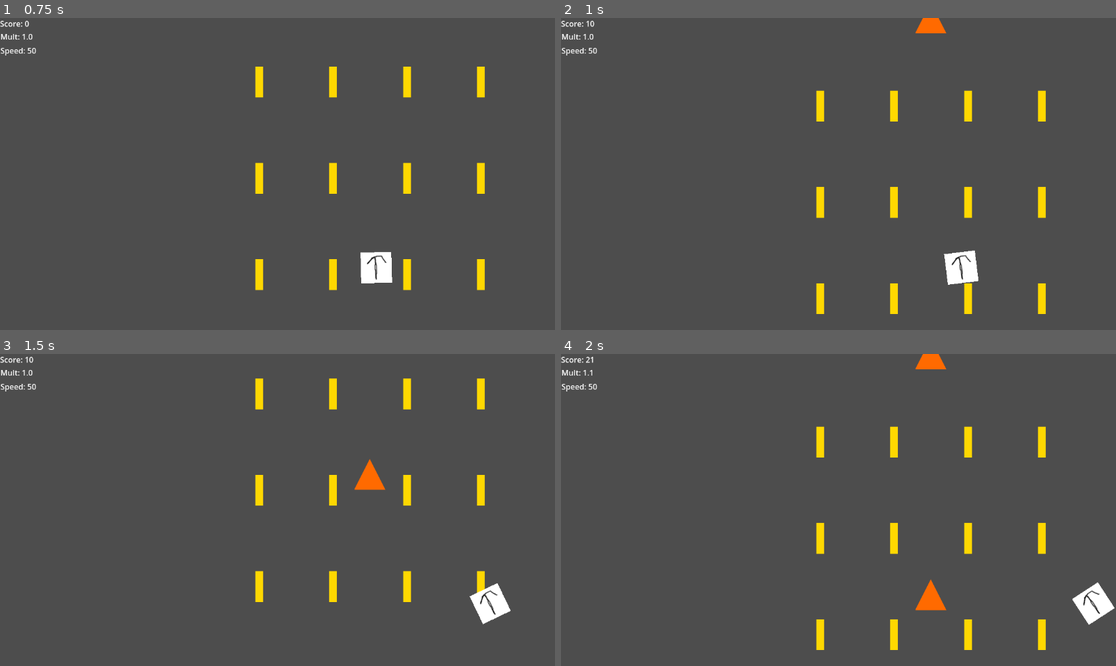
Above: before the commit, frames 1-4 (two rows, left to right).
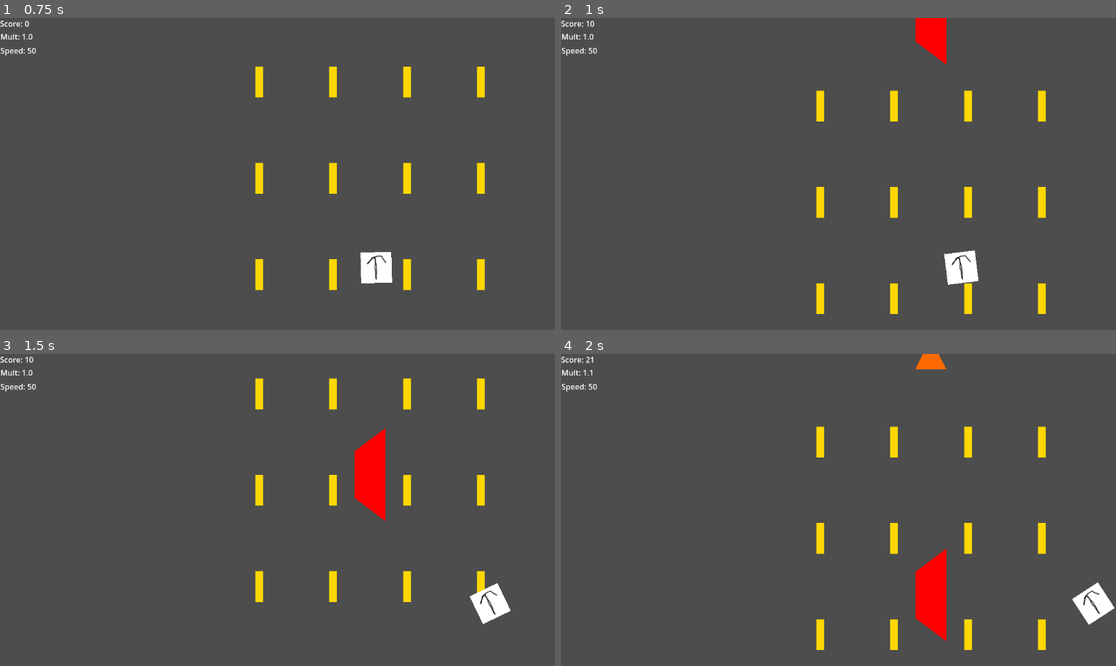
Above: after the commit, the same moments.

Repository: mihirlaud/first-slick-type-game
Game: Godot game, scene res://game.tscn
Two runs of this game, one before a commit and one after it. Both use one fixed random seed, a clock stepped at 60 frames per second and the inputs below.
Inputs:
- Up to frame 1 (0.75 s): hold D (turn_right) from 0.53 s (still down)
- Up to frame 2 (1 s): keep holding D (turn_right)
- Up to frame 3 (1.5 s): release D (turn_right) at 1.28 s; hold A (turn_left) from 1.28 s (still down)
- Up to frame 4 (2 s): keep holding A (turn_left)

Frame 1 is identical in both runs. In frame 2, 0.6% of the frame differs, in the area x 63-70%, y 0-15%; in frame 3, 1.3%; in frame 4, 1.3%, in the area x 63-70%, y 62-92%.

Commit message:
Add swerving car and boost

Diff:
--- /dev/null
+++ b/boost.gd
@@ -0,0 +1,22 @@
+extends Area2D
+
+@export var speed = 500
+var moving = true
+
+# Called when the node enters the scene tree for the first time.
+func _ready() -> void:
+	pass # Replace with function body.
+
+# Called every frame. 'delta' is the elapsed time since the previous frame.
+func _process(delta: float) -> void:
+	if moving:
+		position.y += speed * delta
+
+func stop_moving() -> void:
+	moving = false
+
+func start_moving() -> void:
+	moving = true
+
+func _on_visible_on_screen_notifier_2d_screen_exited() -> void:
+	queue_free()
--- /dev/null
+++ b/boost.tscn
@@ -0,0 +1,20 @@
+[gd_scene format=3 uid="uid://c4fug6rgpgm5c"]
+
+[ext_resource type="Texture2D" uid="uid://djs4rdify2wb7" path="res://assets/sprites/boost.png" id="1_hnf4g"]
+[ext_resource type="Script" uid="uid://dmdvt17cd0ntr" path="res://boost.gd" id="1_n25d2"]
+
+[sub_resource type="CircleShape2D" id="CircleShape2D_n25d2"]
+radius = 33.01515
+
+[node name="Boost" type="Area2D" unique_id=537568752]
+script = ExtResource("1_n25d2")
+metadata/_edit_group_ = true
+
+[node name="Sprite2D" type="Sprite2D" parent="." unique_id=1948752811]
+texture = ExtResource("1_hnf4g")
+
+[node name="CollisionShape2D" type="CollisionShape2D" parent="." unique_id=245500965]
+shape = SubResource("CircleShape2D_n25d2")
+
+[node name="VisibleOnScreenNotifier2D" type="VisibleOnScreenNotifier2D" parent="." unique_id=2055901184]
+rect = Rect2(-32, -33, 65, 65)
--- a/game.gd
+++ b/game.gd
@@ -12,6 +12,8 @@
 @export var cone_scene: PackedScene
 @export var oil_scene: PackedScene
 @export var roadblock_scene: PackedScene
+@export var swerving_car_scene: PackedScene
+@export var boost_scene: PackedScene
 @export var frequency = 0.75
 var score
 var mult
@@ -73,7 +75,7 @@
 
 func _on_obstacle_timer_timeout() -> void:
 	var selection = randi() % 100
-	if selection < 60:
+	if selection < 40:
 		var cone = cone_scene.instantiate()
 		var lane = randi() % 5
 
@@ -84,9 +86,9 @@
 		cone.add_to_group("obstacle")
 
 		add_child(cone)
-	elif selection < 80:
+	elif selection < 60:
 		var road_block = roadblock_scene.instantiate()
-		var lane = randi() % 3 + 1
+		var lane = randi() % 5
 
 		road_block.speed = global_speed
 		road_block.position.y = 0
@@ -95,6 +97,30 @@
 		road_block.add_to_group("obstacle")
 
 		add_child(road_block)
+	elif selection < 70:
+		var swerving_car = swerving_car_scene.instantiate()
+		var lane = randi() % 4
+
+		swerving_car.speed = global_speed
+		swerving_car.position.y = 0
+		swerving_car.position.x = screen_size.x / 3 + road_width * 0.1 + road_width * 0.2 * lane
+		swerving_car.start_x = swerving_car.position.x
+		swerving_car.lane_width = road_width * 0.2
+		swerving_car.add_to_group("moving")
+		swerving_car.add_to_group("obstacle")
+
+		add_child(swerving_car)
+	elif selection < 80:
+		var boost = boost_scene.instantiate()
+		var lane = randi() % 4
+
+		boost.speed = global_speed
+		boost.position.y = 0
+		boost.position.x = screen_size.x / 3 + road_width * 0.1 + road_width * 0.2 * lane
+		boost.add_to_group("moving")
+		boost.add_to_group("boost")
+
+		add_child(boost)
 	else:
 		var oil = oil_scene.instantiate()
 		var lane = randi() % 5
--- a/game.tscn
+++ b/game.tscn
@@ -6,7 +6,9 @@
 [ext_resource type="PackedScene" uid="uid://by1uu6r5wl8ep" path="res://cone.tscn" id="4_7jktm"]
 [ext_resource type="PackedScene" uid="uid://jidc3lpv7kog" path="res://oil_spill.tscn" id="4_eow3j"]
 [ext_resource type="PackedScene" uid="uid://r0phmqp0a05t" path="res://road_block.tscn" id="4_ryrav"]
+[ext_resource type="PackedScene" uid="uid://bcvwd0yy5vde1" path="res://swerving_car.tscn" id="6_vef74"]
 [ext_resource type="PackedScene" uid="uid://76hwlk3uufyj" path="res://sidebar.tscn" id="7_eow3j"]
+[ext_resource type="PackedScene" uid="uid://c4fug6rgpgm5c" path="res://boost.tscn" id="7_hve3p"]
 [ext_resource type="PackedScene" uid="uid://cl8wlxxq5mffe" path="res://game_over_screen.tscn" id="8_j5wjh"]
 
 [node name="Game" type="Node2D" unique_id=561199391]
@@ -15,6 +17,8 @@
 cone_scene = ExtResource("4_7jktm")
 oil_scene = ExtResource("4_eow3j")
 roadblock_scene = ExtResource("4_ryrav")
+swerving_car_scene = ExtResource("6_vef74")
+boost_scene = ExtResource("7_hve3p")
 
 [node name="Player" parent="." unique_id=1916046122 instance=ExtResource("2_feb5d")]
 
--- a/player.gd
+++ b/player.gd
@@ -47,12 +47,15 @@
 		rotation += 0.05
 
 	var speed_factor = abs(velocity.x) * 4.0
+	if max_speed == 2000:
+		speed_factor *= 2
+
 	if speed_factor > 0.1:
 		speed_mult += 0.001 * speed_factor
 	else:
 		speed_mult -= 0.002
 
-	speed_mult = max(0.0, min(4.0, speed_mult))
+	speed_mult = max(0.0, min(4.0 if max_speed == 1000 else 9.0, speed_mult))
 
 	if control_lost:
 		speed_mult = 0.0
@@ -76,6 +79,9 @@
 
 		var game = get_tree().get_first_node_in_group("game")
 		game.stop_moving()
+	elif area.is_in_group("boost"):
+		max_speed = 2000
+		$BoostTimer.start()
 
 func _on_control_loss_timer_timeout() -> void:
 	control_lost = false
@@ -85,3 +91,7 @@
 
 func unpause() -> void:
 	paused = false
+
+
+func _on_boost_timer_timeout() -> void:
+	max_speed = 1000
--- a/player.tscn
+++ b/player.tscn
@@ -21,5 +21,10 @@
 wait_time = 2.0
 one_shot = true
 
+[node name="BoostTimer" type="Timer" parent="." unique_id=2140049418]
+wait_time = 5.0
+one_shot = true
+
 [connection signal="area_entered" from="." to="." method="_on_area_entered"]
 [connection signal="timeout" from="ControlLossTimer" to="." method="_on_control_loss_timer_timeout"]
+[connection signal="timeout" from="BoostTimer" to="." method="_on_boost_timer_timeout"]
--- /dev/null
+++ b/swerving_car.gd
@@ -0,0 +1,27 @@
+extends Area2D
+
+@export var speed = 500
+var moving = true
+var t
+@export var start_x: float
+@export var lane_width: float
+
+# Called when the node enters the scene tree for the first time.
+func _ready() -> void:
+	t = 0
+
+# Called every frame. 'delta' is the elapsed time since the previous frame.
+func _process(delta: float) -> void:
+	t += delta
+	if moving:
+		position.y += speed * delta
+		position.x = start_x + lane_width * sin(t / 0.5)
+
+func stop_moving() -> void:
+	moving = false
+
+func start_moving() -> void:
+	moving = true
+
+func _on_visible_on_screen_notifier_2d_screen_exited() -> void:
+	queue_free()
--- /dev/null
+++ b/swerving_car.tscn
@@ -0,0 +1,21 @@
+[gd_scene format=3 uid="uid://bcvwd0yy5vde1"]
+
+[ext_resource type="Script" uid="uid://ygxhyo55qkiw" path="res://swerving_car.gd" id="1_p7cwj"]
+[ext_resource type="Texture2D" uid="uid://cb2w5dlo0jkol" path="res://assets/sprites/car.png" id="1_t80ac"]
+
+[sub_resource type="RectangleShape2D" id="RectangleShape2D_p7cwj"]
+size = Vector2(64, 64)
+
+[node name="SwervingCar" type="Area2D" unique_id=508468080]
+script = ExtResource("1_p7cwj")
+metadata/_edit_group_ = true
+
+[node name="Sprite2D" type="Sprite2D" parent="." unique_id=35151877]
+rotation = 3.134645
+texture = ExtResource("1_t80ac")
+
+[node name="CollisionShape2D" type="CollisionShape2D" parent="." unique_id=823968145]
+shape = SubResource("RectangleShape2D_p7cwj")
+
+[node name="VisibleOnScreenNotifier2D" type="VisibleOnScreenNotifier2D" parent="." unique_id=207930443]
+rect = Rect2(-31, -31, 62, 63)
Binary file added: assets/sprites/boost.png
Not shown, added: assets/sprites/boost.png.import
Not shown, added: boost.gd.uid
Not shown, added: swerving_car.gd.uid
